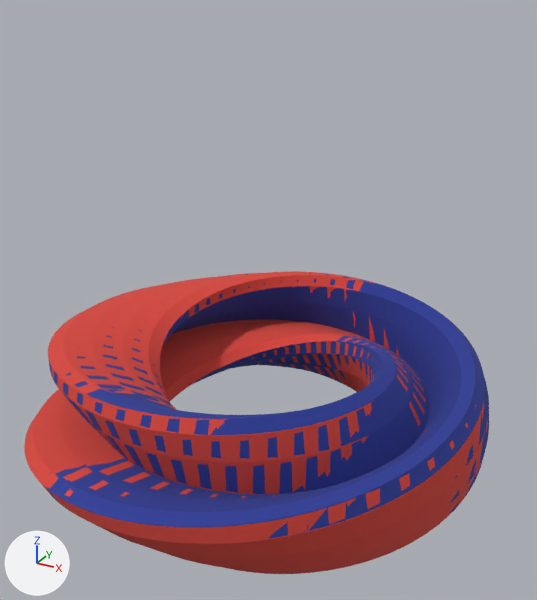
Two versions of the glTF model modelle/klein.glb, one commit apart.
Before and after are seen from a camera (50 mm lens) standing at (0.274, -0.486, 0.387) and looking at (0.01, -0.007, 0.148). Every picture has the same lights, and +X, +Y and +Z are marked at lower left. The older version comes first. Vertices at exactly the same position are counted once.

In view in the first picture: 'z-fighting'.
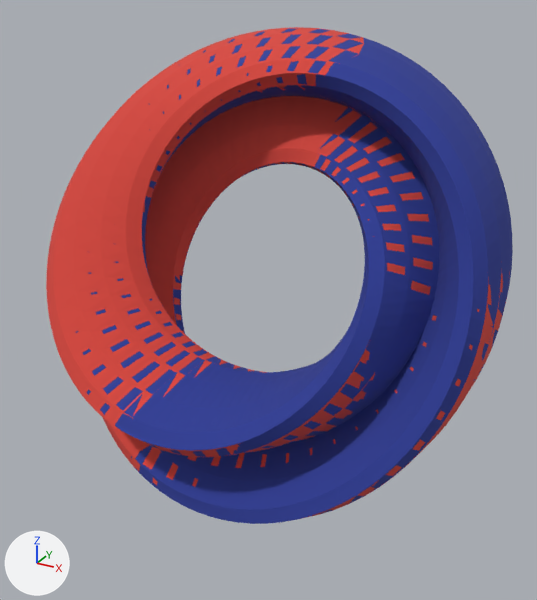
Diff of the bpy script that builds the scene:
```diff
--- a/modelle/klein.glb.py
+++ b/modelle/klein.glb.py
@@ me_mesh_0 @@
 # used by ob_z_fighting; location = (0.0, 0.0, 0.0)
-me_mesh_0.from_pydata(...)  # 4053 vertices, 8448 faces; spans x -0.189..0.188, y -0.2..0.2, z 0.0..0.118
+me_mesh_0.from_pydata(...)  # 4039 vertices, 8448 faces; spans x -0.189..0.188, y -0.126..0.126, z 0.0..0.347
+# me_mesh_0 part 1: the loose piece of 2016 vertices spanning x -0.189..0.188, y -0.2..0.2, z 0.0..0.118 is turned 60 degrees about the x axis through its middle, then moved by (0.0, 0.0, 0.115)
+# me_mesh_0 part 2: a new loose piece of 2023 vertices spanning x -0.188..0.188, y -0.126..0.126, z 0.0..0.347, in mat_blau (blue #2d3c96)
+# me_mesh_0 part 3: 2037 vertices removed from x -0.188..0.188, y -0.2..0.2, z 0.0..0.118
 me_mesh_0.materials.append(mat_blau)
```

Boxes [x1, y1, x2, y2] around the edits, measured in the pictures (537 x 600 px; the box of a moved part takes in the faces that stretch with it):
'z-fighting', reshaped (64% taller)
    before: [24, 271, 489, 574]
    after: [46, 27, 513, 524]
part 1 of me_mesh_0, moved or reshaped
    before: [24, 271, 489, 574]
    after: [46, 27, 510, 520]
part 2 of me_mesh_0, added (blue)
    after: [76, 28, 513, 524]
part 3 of me_mesh_0, deleted (blue)
    before: [29, 273, 489, 539]
